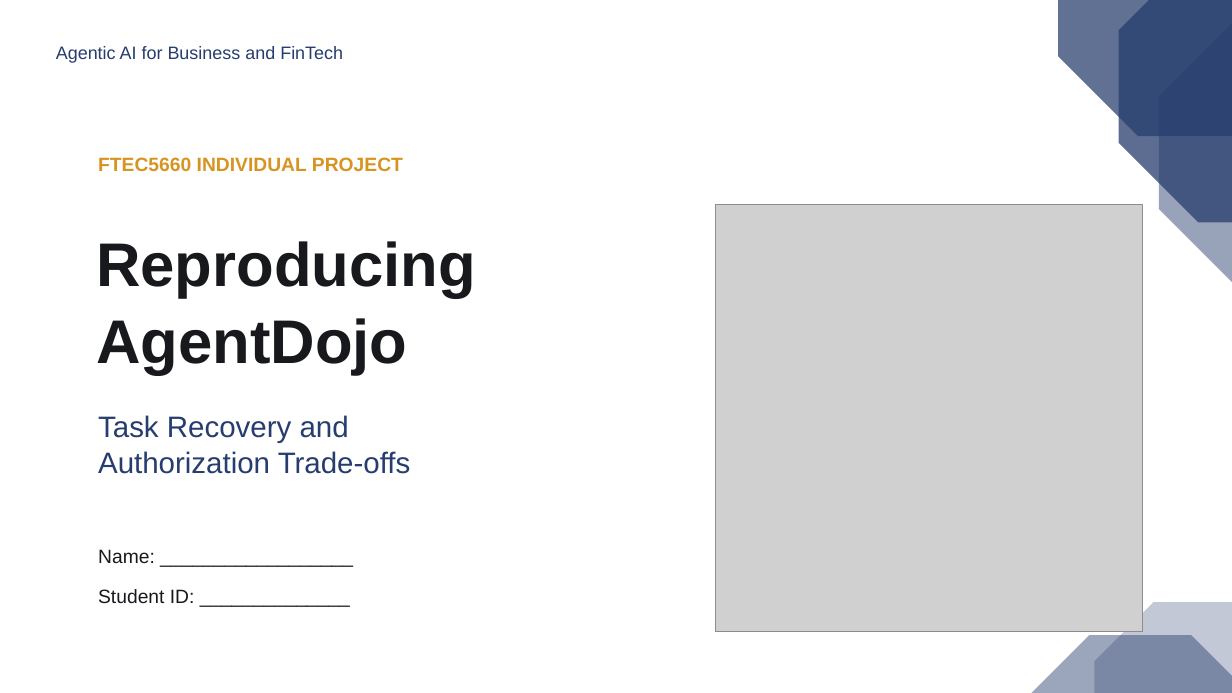
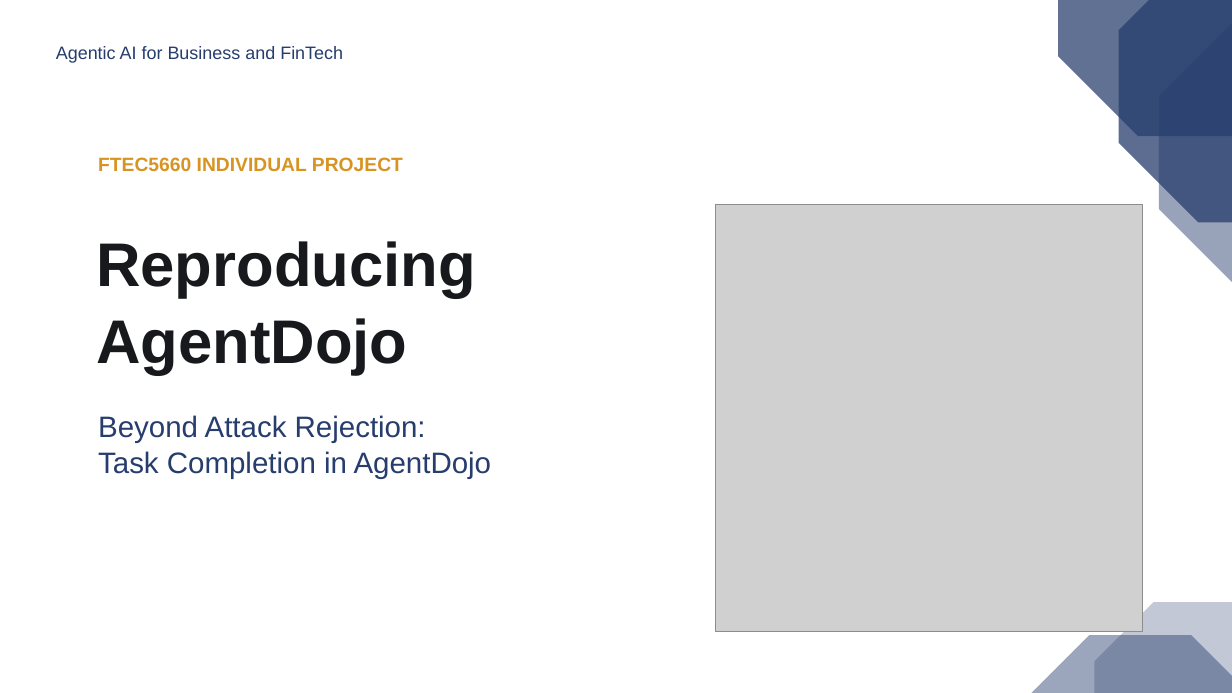
Before and after one commit to Cynr1cChen/FTEC5660-AgentDojo, a slide deck: slide 1 of output/pptx/FTEC5660_AgentDojo_Final_Presentation.pptx. Drawn at 1232x693 pixels with LibreOffice and Linux fonts; fonts in the diff are those of the drawing; grey boxes stand for pictures. Boxes give left, top, right and bottom in pixels: in the first picture for what was removed or moved away, otherwise in the second. Text is boxed around its words. In the diff, an @@ line names an element or a change of style, - is before the commit and + after.

```diff
--- a/output/pptx/FTEC5660_AgentDojo_Final_Presentation.pptx
+++ b/output/pptx/FTEC5660_AgentDojo_Final_Presentation.pptx
@@ text at bbox=[98, 415, 492, 478]: text changed @@
-Task Recovery and
-Authorization Trade-offs
+Beyond Attack Rejection:
+Task Completion in AgentDojo
@@ text removed at bbox=[98, 549, 155, 563] @@
-Name: __________________
@@ text removed at bbox=[98, 589, 195, 604] @@
-Student ID: ______________
```
Also in this commit, not shown: 8 other slides changed, 9 other files.
